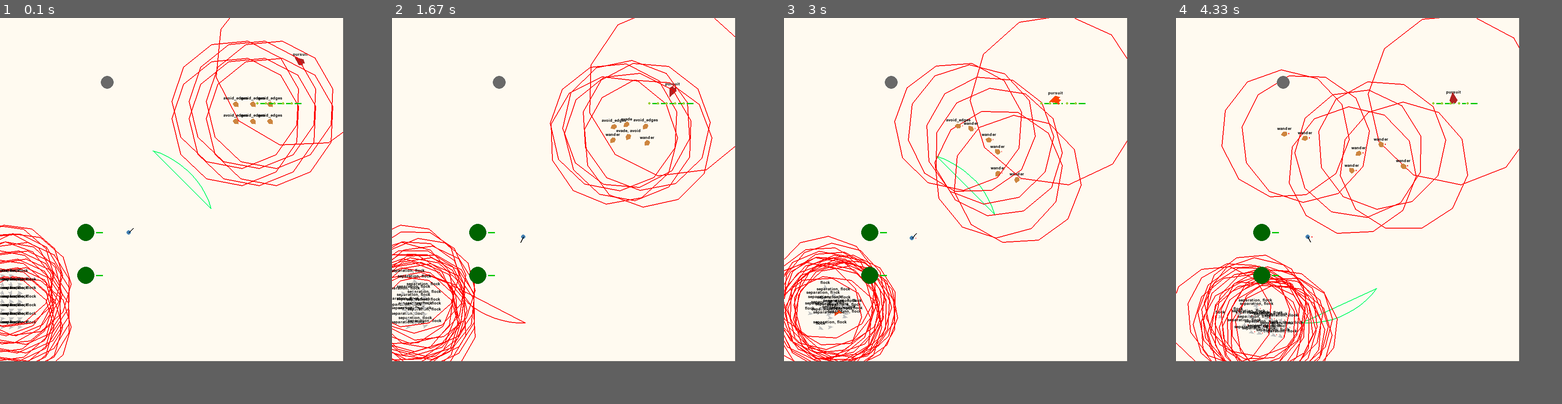
Above: before the commit, frames 1-4 (left to right).
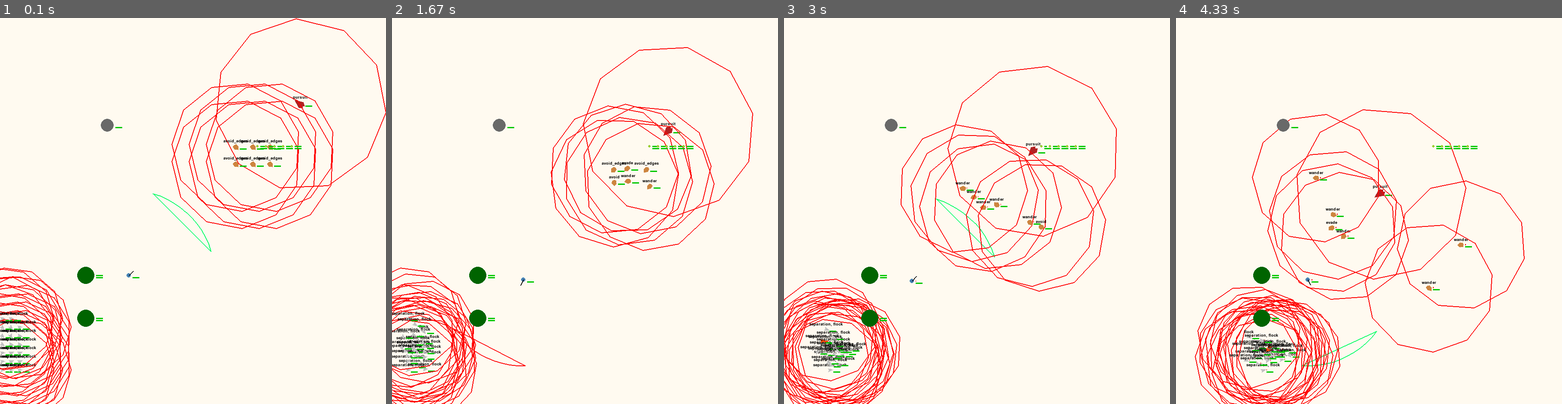
Above: after the commit, the same moments.

Repository: Davidgraey/vehicles
Game: pygame game, started from src/vehicles/world/run_e2e.py
Two runs of this game, one before a commit and one after it. Both use one fixed random seed, a clock stepped at 60 frames per second and the inputs below.
Inputs:
- Up to frame 1 (0.1 s): no input
- Up to frame 2 (1.67 s): hold Right 0.33-0.8 s; hold Up 0.83-1.13 s; hold Right 1.17-1.63 s
- Up to frame 3 (3 s): hold Left 1.67-2.2 s; hold Down 2.23-2.53 s; hold Left 2.57-2.97 s
- Up to frame 4 (4.33 s): hold Up 3-3.37 s; hold Right 3.4-4.03 s; hold Down from 4.07 s (still down)
In our replay, the window is 800x800 before the commit and 900x900 after it. These sizes can differ from the game's own. Grey fills any space a smaller window leaves; there, only what the larger window draws over its background counts as a difference.

The runs differ from the first frame. In frame 1, 7.0% of the frame differs, in the area x 0-100%, y 0-100%; in frame 2, 7.8%; in frame 3, 8.8%; in frame 4, 9.0%, in the area x 0-91%, y 0-100%.

Commit message:
feat: reworking behaviors; added placeholder for 'brain', added health tracking and hunger

Diff:
--- a/src/vehicles/entity/base_object.py
+++ b/src/vehicles/entity/base_object.py
@@ -34,6 +34,7 @@
                  facing_point: Tuple[int, int],
                  max_speed: Optional[float] = 5,
                  speed: Optional[float] = 0.2,
+                 max_health: Optional[float] = 100,
                  ):
         """
         Parameters
@@ -42,6 +43,7 @@
         position : x, y coordinates of object's center(?) point
         size : width, height
         facing_point : x, y coordinates that represent the "facing" point; direction
+        max_health : starting and maximum health
         """
         self.id: int = random.randint(1, 9999)
         self.mass: float = mass
@@ -57,6 +59,11 @@
         # Constants ----------------
         self.max_speed: float = max_speed
         self.speed: float = speed # accel rate
+        self.max_health: float = max_health
+
+        # Health: reduced by damage() under whatever conditions a caller
+        # (collisions, hazards, starvation, ...) decides on.
+        self.health: float = max_health
 
         # Constantly Updated Variables
         self.heading = get_facing_angle(self.position, self.facing_point)
@@ -188,6 +195,23 @@
 
         return distances <= (self.radius + other_radii)
 
+    def damage(self, amount: float) -> float:
+        """
+        Reduce health, floored at 0.
+
+        Parameters
+        ----------
+        amount : float
+
+        Returns
+        -------
+        float
+            Amount of health actually lost.
+        """
+        lost = min(amount, self.health)
+        self.health -= lost
+        return lost
+
     def __repr__(self):
         return f'Object at {self.position} facing {self.direction} \n has mass of {self.mass} and is size {self.size}'
 
--- /dev/null
+++ b/src/vehicles/entity/behaviors/brain.py
@@ -0,0 +1,33 @@
+"""
+Brain: a predictive-model counterpart to Behavior.
+
+A Behavior pairs a condition with an action -- a rule. A Brain pairs a name
+with a model instead: no condition, the model itself decides what to output
+from the observation. Same call shape as Behavior (name, enabled, decide()
+returning (turn, accelerate) or None), so a Brain drops into
+Instinct.behaviors or Instinct.fallbacks right alongside rule-based
+Behaviors -- Instinct.evaluate() only ever calls .decide(), it doesn't care
+which kind produced it.
+"""
+from dataclasses import dataclass
+from typing import Callable, Optional, Tuple
+
+
+@dataclass
+class Brain:
+    """
+    Parameters
+    ----------
+    name : identifying label, same role as Behavior.name
+    model : callable, (parent, detected_objects) -> (turn, accelerate)
+    enabled : same role as Behavior.enabled
+    """
+    name: str
+    model: Callable[[object, list], Tuple[float, float]]
+    enabled: bool = True
+
+    def decide(self, parent, detected_objects: list) -> Optional[Tuple[float, float]]:
+        """Run the model. Returns None when disabled."""
+        if not self.enabled:
+            return None
+        return self.model(parent, detected_objects)
--- a/src/vehicles/entity/species.py
+++ b/src/vehicles/entity/species.py
@@ -5,7 +5,7 @@
 from vehicles.entity.base_object import BaseObject
 from vehicles.entity.angles import Angle, AngularType
 from vehicles.entity.senses import Sense, SensorType, SensorShape
-from vehicles.entity.behaviors.instinct import Instinct, same_type, not_type, hungry_for, separation, flock, pursuit, evade, arrive
+from vehicles.entity.behaviors.instinct import Instinct, same_type, hungry_for, separation, flock, pursuit, evade, arrive
 from vehicles.entity.environment import Plant
 
 
@@ -117,15 +117,13 @@
 
 class Predator(Vehicle):
     """
-    Hunts anything that isn't another Predator. Uses pursuit -- steering
-    toward where its strongest detection is HEADING, not just where it
-    currently is -- so it leads a moving target instead of always trailing
-    it. Scoped with not_type(Predator), the complement of the same_type()
-    check Fish uses for schooling: a Predator chases every other species
-    in the world (Fish, a plain Vehicle, scenery) without needing to name
-    them, and automatically leaves other Predators alone. Once hungry
-    enough, also falls back to find_food (hungry_for(Plant)/arrive())
-    when there's no prey to pursue.
+    Hunts Herbivores, and only Herbivores. Uses pursuit -- steering toward
+    where its strongest detection is HEADING, not just where it currently
+    is -- so it leads a moving target instead of always trailing it.
+    Scoped with same_type(Herbivore), same pattern Fish uses for schooling
+    -- Fish, other Predators, and scenery are all left alone. Once hungry
+    enough, also falls back to find_food (hungry_for(Plant)/arrive()) when
+    there's no prey to pursue.
     """
 
     def __init__(self,
@@ -152,7 +150,7 @@
         instinct = Instinct()
         instinct.add(
             "pursuit",
-            condition=not_type(Predator),
+            condition=same_type(Herbivore),
             action=lambda p, t: pursuit(p, t, lookahead=lookahead),
         )
         # once hungry enough, go find a Plant and ease in on it
@@ -231,7 +229,7 @@
       find_food -- hungry_for(Plant): once hungry enough, seek out any
                 detected Plant via arrive() -- eases off near it instead of
                 flying past, so it stays close enough to eat. Eating itself
-                happens on contact, in World.resolve_feeding().
+                happens on contact, in World.resolve_contacts().
     """
 
     def __init__(self,
--- a/src/vehicles/entity/vehicle.py
+++ b/src/vehicles/entity/vehicle.py
@@ -17,6 +17,8 @@
                  instinct: Instinct = None,
                  metabolism: float = 0.1,
                  eat_rate: float = 0.5,
+                 starvation_threshold: float = 100.0,
+                 starvation_rate: float = 0.5,
                  max_speed: Optional[float] = 5,
                  speed: Optional[float] = 0.2
                  ):
@@ -31,6 +33,8 @@
         self.hunger = 0.0
         self.metabolism = metabolism
         self.eat_rate = eat_rate
+        self.starvation_threshold = starvation_threshold
+        self.starvation_rate = starvation_rate
 
     def perceive(self, instance_objects: list):
         """ Call sense.perceive and track detected objects """
@@ -65,6 +69,9 @@
         self.accelerate(accelerate)
         self.hunger = self.hunger + self.metabolism
 
+        if self.hunger > self.starvation_threshold:
+            self.damage(self.starvation_rate)
+
     @property
     def bite_size(self) -> float:
         """Food eaten per tick: a factor of the vehicle's size."""
@@ -87,6 +94,24 @@
         eaten = plant.consume(self.bite_size)
         self.hunger = max(self.hunger - eaten, 0.0)
         return eaten
+
+    def eat_prey(self, prey) -> float:
+        """
+        Attack another Vehicle: reduce its health by bite_size, and reduce
+        hunger by the same amount.
+
+        Parameters
+        ----------
+        prey : Vehicle
+
+        Returns
+        -------
+        float
+            Amount of health actually removed from prey.
+        """
+        lost = prey.damage(self.bite_size)
+        self.hunger = max(self.hunger - self.bite_size, 0.0)
+        return lost
 
     def _get_sensor_render(self) -> np.ndarray:
         """returns nx2 numpy array of vertices for the sensor shape."""
--- a/src/vehicles/world/renderer.py
+++ b/src/vehicles/world/renderer.py
@@ -22,8 +22,11 @@
             height: int = 800,
             caption: str = "Braitenberg Vehicles",
             background_color: str = "floralwhite",
+            verbose: bool = False
+
     ):
         pygame.init()
+        self.verbose = verbose
         self.width, self.height = width, height
         self.screen = pygame.display.set_mode((width, height))
         pygame.display.set_caption(caption)
@@ -39,12 +42,15 @@
             if entity.sense_poly is not None:
                 self._draw_senses(entity)
                 # self._draw_bounds(entity)
-            if entity.hunger is not None:
-                self._draw_stat_bar(entity, entity.hunger, 100, pygame.Color(255, 0, 0, 60))
-            if entity.food is not None and entity.max_food is not None:
-                self._draw_stat_bar(entity, entity.food, entity.max_food, pygame.Color(0, 200, 0, 60))
-            if entity.active_behavior:
-                self._draw_behavior_label(entity)
+
+            if self.verbose:
+                if entity.hunger is not None:
+                    self._draw_stat_bar(entity, entity.hunger, 100, pygame.Color(255, 0, 0, 60))
+                if entity.food is not None and entity.max_food is not None:
+                    self._draw_stat_bar(entity, entity.food, entity.max_food, pygame.Color(0, 200, 0, 60))
+                self._draw_stat_bar(entity, entity.health, entity.max_health, pygame.Color(0, 200, 0, 60), row=1)
+                if entity.active_behavior:
+                    self._draw_behavior_label(entity)
 
         pygame.display.flip()
 
@@ -93,17 +99,23 @@
         color = pygame.Color(255, 0, 0, 32) if entity.has_detections else pygame.Color(0, 255, 100, 32)
         pygame.draw.polygon(self.screen, color, polygon_points, 2)  # width=2 for outline
 
-    def _draw_stat_bar(self, entity: DrawableEntity, value: float, max_value: float, color: pygame.Color) -> None:
-        """Draws a low-alpha fill bar just right of entity.position, sized by value/max_value."""
+    def _draw_stat_bar(self, entity: DrawableEntity, value: float, max_value: float, color: pygame.Color, row: int = 0) -> None:
+        """
+        Draws a low-alpha fill bar just right of entity.position, sized by
+        value/max_value. `row` stacks multiple bars on the same entity
+        (0 = level with position, 1 = one bar-height below, ...) so e.g.
+        hunger and health don't draw on top of each other.
+        """
         if max_value <= 0:
             return
 
         x, y = self._translate_to_pygame_coords(entity.position[0], entity.position[1])
         radius = max(np.max(entity.size) // 2, 2)
-        bar_width, bar_height = 16, 3
+        bar_width, bar_height, row_spacing = 16, 3, 5
 
         fraction = np.clip(value / max_value, 0.0, 1.0)
-        fill_rect = pygame.Rect(int(x + radius + 4), int(y - bar_height // 2), int(bar_width * fraction), bar_height)
+        bar_y = int(y - bar_height // 2 + row * row_spacing)
+        fill_rect = pygame.Rect(int(x + radius + 4), bar_y, int(bar_width * fraction), bar_height)
         pygame.draw.rect(self.screen, color, fill_rect)
 
     def _draw_behavior_label(self, entity: DrawableEntity) -> None:
--- a/src/vehicles/world/run_e2e.py
+++ b/src/vehicles/world/run_e2e.py
@@ -23,8 +23,8 @@
     record = []
 
     input_controller = InputController()
-    renderer = Renderer(width=800, height=800)
-    world = World(controller=input_controller)
+    renderer = Renderer(width=900, height=900, verbose=True)
+    world = World(controller=input_controller, verbose=False)
 
     sight = Sense(type=SensorType.SIGHT,
                   shape=SensorShape.CONE,
--- a/src/vehicles/world/state.py
+++ b/src/vehicles/world/state.py
@@ -26,6 +26,8 @@
     max_hunger: Optional[float] = None
     food: Optional[float] = None
     max_food: Optional[float] = None
+    health: float = 100.0
+    max_health: float = 100.0
     active_behavior: Optional[str] = None
     is_controlled: bool = False
 
--- a/src/vehicles/world/world.py
+++ b/src/vehicles/world/world.py
@@ -16,6 +16,7 @@
 from vehicles.entity.base_object import BaseObject
 from vehicles.entity.vehicle import Vehicle
 from vehicles.entity.environment import Plant
+from vehicles.entity.species import Predator, Herbivore
 from vehicles.entity.angles import calculate_relative_angle, angular_motion_to_cartesian, cartesian_motion_to_angular
 
 
@@ -129,6 +130,8 @@
                 max_hunger = getattr(v, 'max_hunger', None),
                 food = getattr(v, 'food', None),
                 max_food = getattr(v, 'max_food', None),
+                health = v.health,
+                max_health = v.max_health,
                 active_behavior = (", ".join(v.instinct.active_behaviors)
                                     if isinstance(v, Vehicle) and not v.is_controlled and v.instinct is not None
                                     else None),
@@ -190,27 +193,28 @@
         for i, entity in enumerate(self.entities):
             entity.colliding = [self.entities[j] for j in np.where(touching[i])[0]]
 
-        self.resolve_collisions(touching)
-        self.resolve_feeding(touching)
+        self.resolve_contacts(touching)
 
         return touching
 
-    def resolve_collisions(self, touching: np.ndarray, restitution: Optional[float] = None) -> None:
-        """
-        Physically-informed response to every touching pair: separate the
-        overlapping bodies, then exchange velocity via a mass-weighted
-        impulse along the collision normal (standard 2D circle-circle
-        impulse resolution). Heading and speed both fall out of that impulse
-        instead of being scripted separately -- an object is "redirected"
-        because its post-collision velocity vector genuinely points a new
-        way, and a collision "reduces velocity" because `restitution` < 1
-        bleeds off some of the closing speed on every hit.
-
-        Mass does the rest on its own: every push and every velocity change
-        below is split by inverse mass (1/mass), so a heavy object (small
-        1/mass) barely moves and barely changes direction, while a light one
-        gets shoved and redirected hard -- exactly "heavy objects redirect
-        less and are less affected by collisions," with no special-casing.
+    def resolve_contacts(self, touching: np.ndarray, restitution: Optional[float] = None) -> None:
+        """
+        Single pass over every touching pair, resolving everything contact
+        causes:
+          - physics: separate the overlapping bodies, then exchange velocity
+            via a mass-weighted impulse along the collision normal (standard
+            2D circle-circle impulse resolution). Heading and speed both
+            fall out of that impulse instead of being scripted separately --
+            an object is "redirected" because its post-collision velocity
+            vector genuinely points a new way, and a collision "reduces
+            velocity" because `restitution` < 1 bleeds off some of the
+            closing speed on every hit. Mass does the rest on its own: every
+            push and every velocity change is split by inverse mass
+            (1/mass), so a heavy object (small 1/mass) barely moves and
+            barely changes direction, while a light one gets shoved and
+            redirected hard.
+          - feeding: a Vehicle touching a Plant eats from it; a Predator
+            touching a Herbivore attacks it.
 
         `restitution` defaults to `self.restitution` (0..1, bounciness: 0 =
         perfectly inelastic, 1 = perfectly elastic) when not given directly.
@@ -281,16 +285,12 @@
                 a.velocity = float(np.clip(new_speed_a, -(a.max_speed / 2), a.max_speed))
                 b.velocity = float(np.clip(new_speed_b, -(b.max_speed / 2), b.max_speed))
 
-    def resolve_feeding(self, touching: np.ndarray) -> None:
-        """
-        Feeding response to every touching pair: a Vehicle touching a
-        Plant eats from it, separate from the physical collision response
-        in `resolve_collisions`.
-        """
-        for i, j in np.argwhere(np.triu(touching, k=1)):
-            a, b = self.entities[i], self.entities[j]
-
+            # --- feeding: plants get eaten, prey gets attacked -----------
             if isinstance(a, Vehicle) and isinstance(b, Plant):
                 a.eat(b)
             elif isinstance(b, Vehicle) and isinstance(a, Plant):
                 b.eat(a)
+            elif isinstance(a, Predator) and isinstance(b, Herbivore):
+                a.eat_prey(b)
+            elif isinstance(b, Predator) and isinstance(a, Herbivore):
+                b.eat_prey(a)
